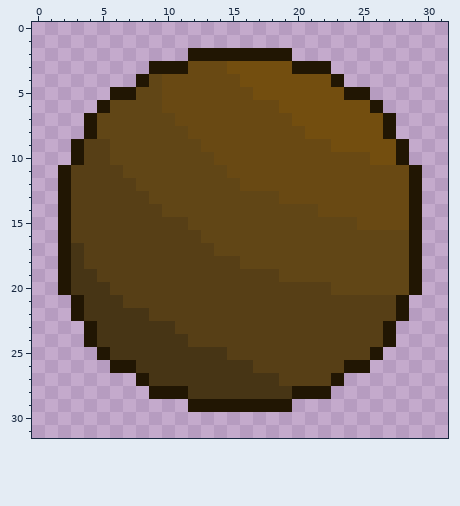
Pixel-art sprite -- data/table.png. The first picture shows the starting point.
The file is 32x32 pixels.
Once edited:
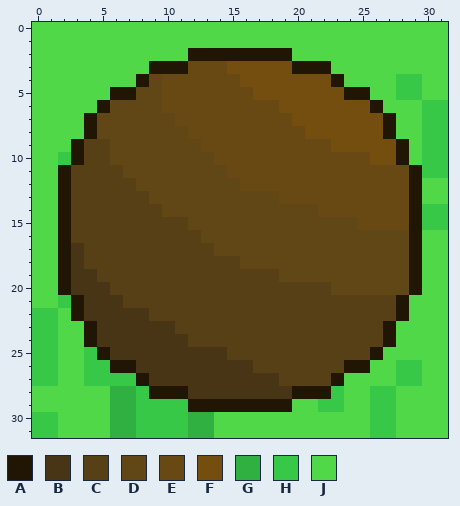
Palette (. is transparent): A #211603  B #473515  C #573f16  D #614616  E #694913  F #734e0f  G #30b040  H #38c848  J #50d848
Difference:
Colour G is added in rows 28 to 29 at x 6 to 7; in rows 30 to 31 at x 6 to 7 and 12 to 13.
Colour H is added in rows 4 to 5 at x 28 to 29; in rows 6 to 9 at x 30 to 31; in row 10 at x 2 and 30 to 31; in row 11 at x 30 to 31; in rows 14 to 15 at x 30 to 31; in row 21 at x 2.
Colour H is added in rows 22 to 24 at x 0 to 1; in row 25 at x 0 to 1 and 4; in row 26 at x 0 to 1, 4 to 5 and 28 to 29; in row 27 at x 0 to 1, 4 to 7 and 28 to 29; in row 28 at x 8, 23 and 26 to 27; in row 29 at x 8 to 11, 22 to 23 and 26 to 27.
Colour H is added in rows 30 to 31 at x 0 to 1, 8 to 11 and 26 to 27.
Colour J is added in rows 0 to 1 at x 0 to 31; in row 2 at x 0 to 11 and 20 to 31; in row 3 at x 0 to 8 and 23 to 31; in row 4 at x 0 to 7, 24 to 27 and 30 to 31; in row 5 at x 0 to 5, 26 to 27 and 30 to 31; in row 6 at x 0 to 4 and 27 to 29.
Colour J is added in rows 7 to 8 at x 0 to 3 and 28 to 29; in row 9 at x 0 to 2 and 29; in row 10 at x 0 to 1 and 29; in row 11 at x 0 to 1; in rows 12 to 13 at x 0 to 1 and 30 to 31; in rows 14 to 15 at x 0 to 1.
Colour J is added in rows 16 to 20 at x 0 to 1 and 30 to 31; in row 21 at x 0 to 1 and 29 to 31; in row 22 at x 2 and 29 to 31; in rows 23 to 24 at x 2 to 3 and 28 to 31; in row 25 at x 2 to 3 and 27 to 31; in row 26 at x 2 to 3, 26 to 27 and 30 to 31.
Colour J is added in row 27 at x 2 to 3, 24 to 27 and 30 to 31; in row 28 at x 0 to 5, 24 to 25 and 28 to 31; in row 29 at x 0 to 5, 20 to 21, 24 to 25 and 28 to 31; in rows 30 to 31 at x 2 to 5, 14 to 25 and 28 to 31.
Boxes around the changes in both pictures, in picture pixels (x1, y1, x2, y2):
added: (32, 22, 448, 438)
